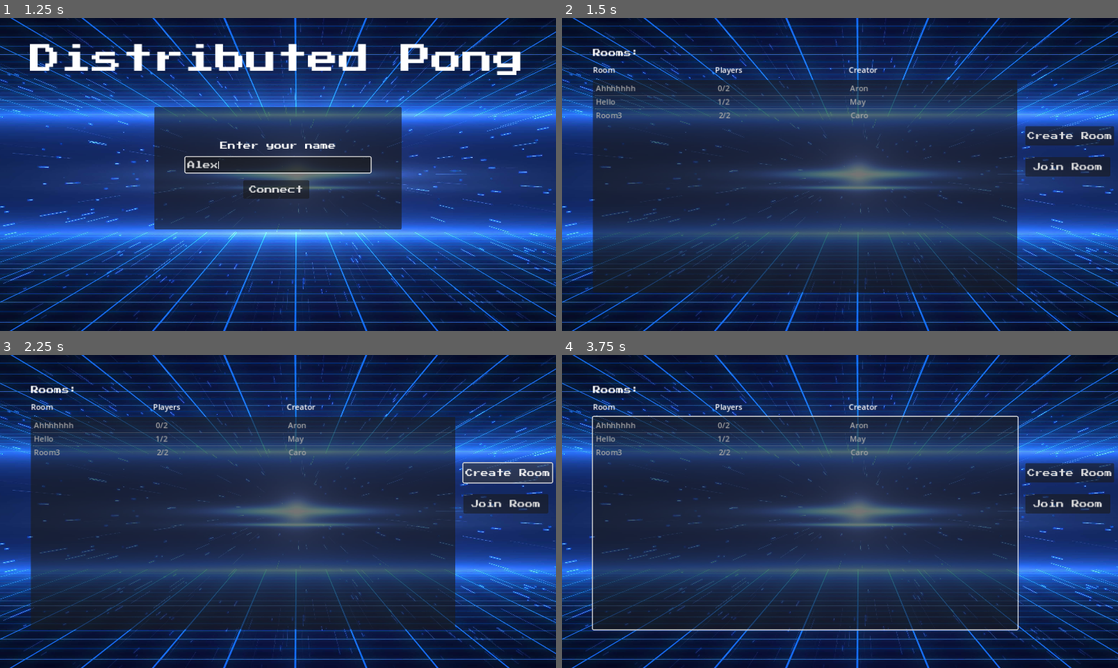
Above: before the commit, frames 1-4 (two rows, left to right).
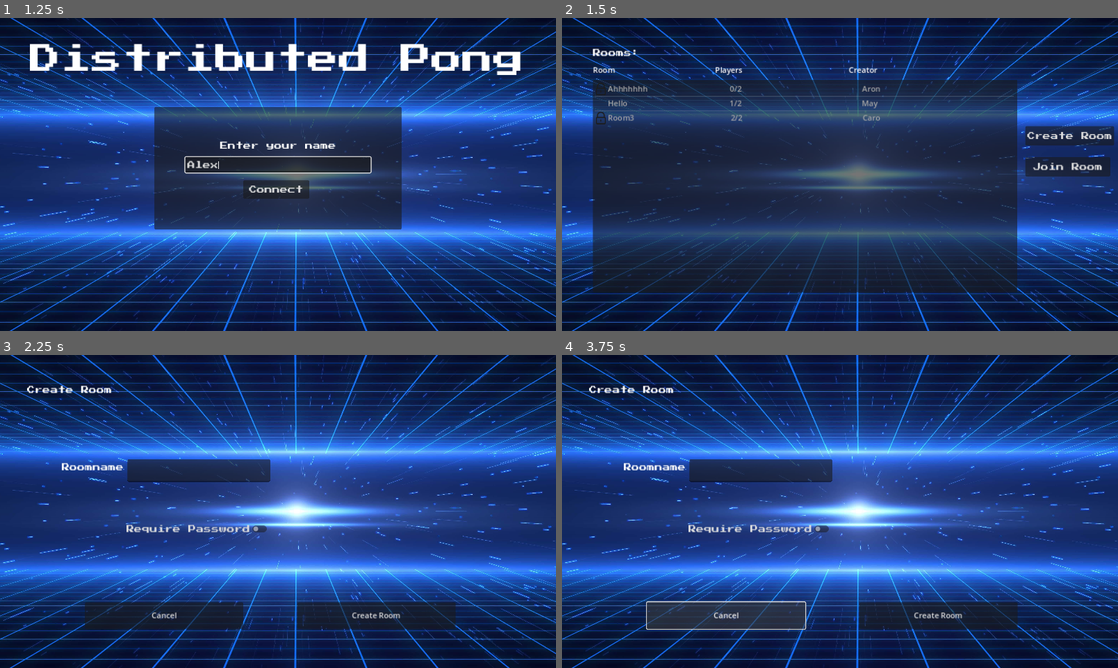
Above: after the commit, the same moments.

Repository: Maytastico/trash-pong
Game: Godot game, scene res://lobby.tscn
Same seed, same stepped clock (60 frames per second), same inputs: the game is played once before the commit and once after it.
Inputs (mouse positions are in pixels of both pictures, inside the frame that each line leads up to):
- Up to frame 1 (1.25 s): click (278, 165) at 0.52 s; type "Alex" at 0.6 s
- Up to frame 2 (1.5 s): click "Connect" at 1.25 s
- Up to frame 3 (2.25 s): click "Create Room" at 2 s
- Up to frame 4 (3.75 s): click "Create Room" at 2.75 s; click (728, 614) at 3.5 s, where only the run after the commit has a clickable "Cancel"

Frame 1 is identical in both runs. In frame 2, 1.3% of the frame differs, in the area x 5-82%, y 20-34%; in frame 3, 47%; in frame 4, 48%, in the area x 4-100%, y 9-88%.

Commit message:
#52-Create-Room-Page

Diff:
--- /dev/null
+++ b/game/create_room.tscn
@@ -0,0 +1,85 @@
+[gd_scene load_steps=3 format=3 uid="uid://cvdld70iesfj0"]
+
+[ext_resource type="FontFile" uid="uid://baeom0xb31cqk" path="res://ressources/PressStart2P-Regular.ttf" id="1_lrs6h"]
+[ext_resource type="Script" path="res://logic/RequirePassword.gd" id="2_s5wax"]
+
+[node name="CreateRoom" type="Control"]
+layout_mode = 3
+anchors_preset = 15
+anchor_right = 1.0
+anchor_bottom = 1.0
+offset_left = -8.0
+offset_top = -8.0
+offset_right = -8.0
+offset_bottom = -8.0
+grow_horizontal = 2
+grow_vertical = 2
+
+[node name="Raumname" type="Label" parent="."]
+layout_mode = 0
+offset_left = 64.0
+offset_top = 72.0
+offset_right = 192.0
+offset_bottom = 95.0
+theme_override_fonts/font = ExtResource("1_lrs6h")
+text = "Create Room"
+
+[node name="CreateButton" type="Button" parent="."]
+offset_left = 624.0
+offset_top = 520.0
+offset_right = 952.0
+offset_bottom = 575.0
+text = "Create Room"
+
+[node name="CancelButton" type="Button" parent="."]
+offset_left = 184.0
+offset_top = 520.0
+offset_right = 512.0
+offset_bottom = 575.0
+text = "Cancel"
+
+[node name="RequirePassword" type="CheckButton" parent="."]
+layout_mode = 0
+offset_left = 264.0
+offset_top = 352.0
+offset_right = 568.0
+offset_bottom = 384.0
+theme_override_fonts/font = ExtResource("1_lrs6h")
+text = "Require Password"
+script = ExtResource("2_s5wax")
+
+[node name="PasswordLabel" type="Label" parent="."]
+visible = false
+layout_mode = 0
+offset_left = 128.0
+offset_top = 296.0
+offset_right = 256.0
+offset_bottom = 319.0
+theme_override_fonts/font = ExtResource("1_lrs6h")
+text = "Password"
+
+[node name="Password" type="LineEdit" parent="PasswordLabel"]
+layout_mode = 0
+offset_left = 144.0
+offset_top = -8.0
+offset_right = 440.0
+offset_bottom = 39.0
+secret = true
+
+[node name="RoomNameLabel" type="Label" parent="."]
+layout_mode = 0
+offset_left = 136.0
+offset_top = 232.0
+offset_right = 264.0
+offset_bottom = 255.0
+theme_override_fonts/font = ExtResource("1_lrs6h")
+text = "Roomname"
+
+[node name="Roomname" type="LineEdit" parent="RoomNameLabel"]
+layout_mode = 0
+offset_left = 136.0
+offset_top = -8.0
+offset_right = 432.0
+offset_bottom = 39.0
+
+[connection signal="toggled" from="RequirePassword" to="RequirePassword" method="_on_toggled"]
--- /dev/null
+++ b/game/logic/RequirePassword.gd
@@ -0,0 +1,18 @@
+extends CheckButton
+
+@onready var passwordlabel = $"../PasswordLabel"
+# Called when the node enters the scene tree for the first time.
+func _ready():
+	pass # Replace with function body.
+
+
+# Called every frame. 'delta' is the elapsed time since the previous frame.
+func _process(delta):
+	pass
+
+
+func _on_toggled(toggled_on):
+	if (toggled_on):
+		passwordlabel.visible = true
+	if(!toggled_on):
+		passwordlabel.visible = false
--- a/game/logic/raumliste.gd
+++ b/game/logic/raumliste.gd
@@ -16,3 +16,10 @@
 
 	get_tree().get_root().add_child(imraum)
 	hide()
+
+
+func _on_create_room_pressed():
+	var createroom = load("res://create_room.tscn").instantiate()
+
+	get_tree().get_root().add_child(createroom)
+	hide()
--- a/game/raumliste.tscn
+++ b/game/raumliste.tscn
@@ -1,7 +1,9 @@
-[gd_scene load_steps=3 format=3 uid="uid://b5lvnuaqvpiw2"]
+[gd_scene load_steps=5 format=3 uid="uid://b5lvnuaqvpiw2"]
 
 [ext_resource type="Script" path="res://logic/raumliste.gd" id="1_djvwx"]
 [ext_resource type="FontFile" uid="uid://baeom0xb31cqk" path="res://ressources/PressStart2P-Regular.ttf" id="1_m7v30"]
+[ext_resource type="Texture2D" uid="uid://c2xxjqx60grfi" path="res://ressources/lock.png" id="3_xhjr5"]
+[ext_resource type="Texture2D" uid="uid://w6cyv2251fva" path="res://ressources/unlocked.png" id="4_uswh5"]
 
 [node name="Raumliste" type="Control"]
 layout_mode = 3
@@ -25,7 +27,7 @@
 layout_mode = 0
 offset_left = 64.0
 offset_top = 96.0
-offset_right = 888.0
+offset_right = 936.0
 offset_bottom = 128.0
 columns = 3
 
@@ -72,7 +74,48 @@
 max_text_lines = 100
 item_count = 3
 item_0/text = "Ahhhhhhh                                         0/2                                                            Aron"
+item_0/icon = ExtResource("3_xhjr5")
 item_1/text = "Hello                                                   1/2                                                            May"
+item_1/icon = ExtResource("4_uswh5")
 item_2/text = "Room3                                                2/2                                                            Caro"
+item_2/icon = ExtResource("3_xhjr5")
 
+[node name="EnterPasswordPanel" type="Panel" parent="."]
+visible = false
+layout_mode = 0
+offset_left = 424.0
+offset_top = 256.0
+offset_right = 744.0
+offset_bottom = 392.0
+
+[node name="EnterPasswordLabel" type="Label" parent="EnterPasswordPanel"]
+layout_mode = 0
+offset_left = 32.0
+offset_top = 48.0
+offset_right = 227.0
+offset_bottom = 71.0
+theme_override_fonts/font = ExtResource("1_m7v30")
+theme_override_font_sizes/font_size = 13
+text = "Enter Password:"
+
+[node name="InputPassword" type="LineEdit" parent="EnterPasswordPanel/EnterPasswordLabel"]
+layout_mode = 0
+offset_left = -24.0
+offset_top = 24.0
+offset_right = 192.0
+offset_bottom = 55.0
+theme_override_fonts/font = ExtResource("1_m7v30")
+theme_override_font_sizes/font_size = 16
+placeholder_text = "Password"
+
+[node name="JoinButton" type="Button" parent="EnterPasswordPanel"]
+layout_mode = 0
+offset_left = 232.0
+offset_top = 64.0
+offset_right = 304.0
+offset_bottom = 104.0
+theme_override_fonts/font = ExtResource("1_m7v30")
+text = "Join"
+
+[connection signal="pressed" from="Create Room" to="." method="_on_create_room_pressed"]
 [connection signal="pressed" from="Join Room" to="." method="_on_join_room_pressed"]
Binary file added: game/ressources/lock.png
Not shown, added: game/ressources/lock.png.import
Binary file added: game/ressources/unlocked.png
Not shown, added: game/ressources/unlocked.png.import
